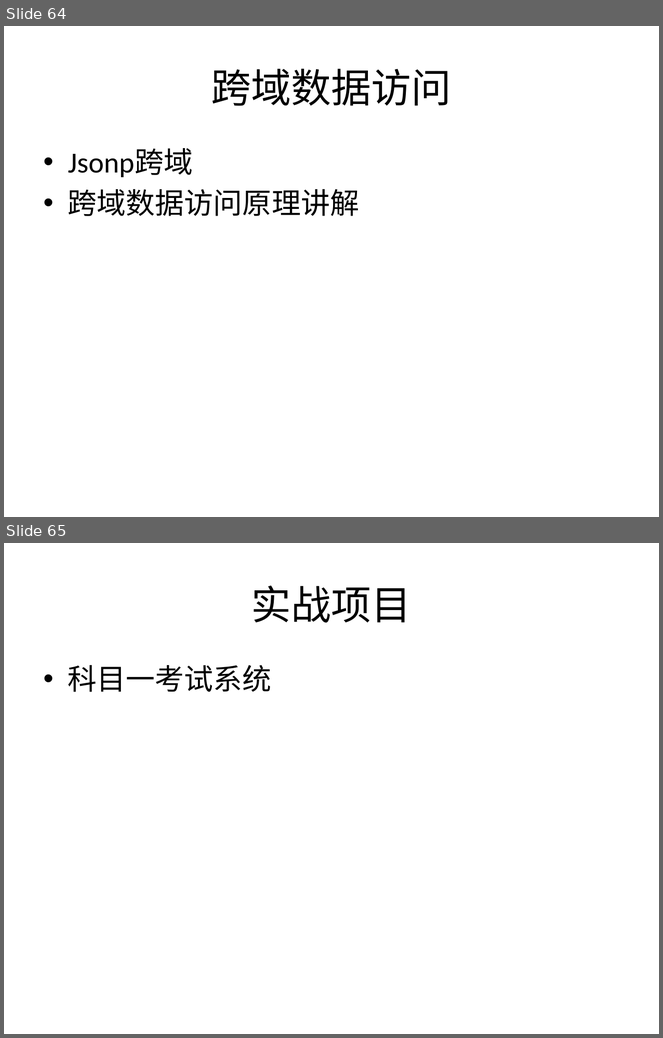
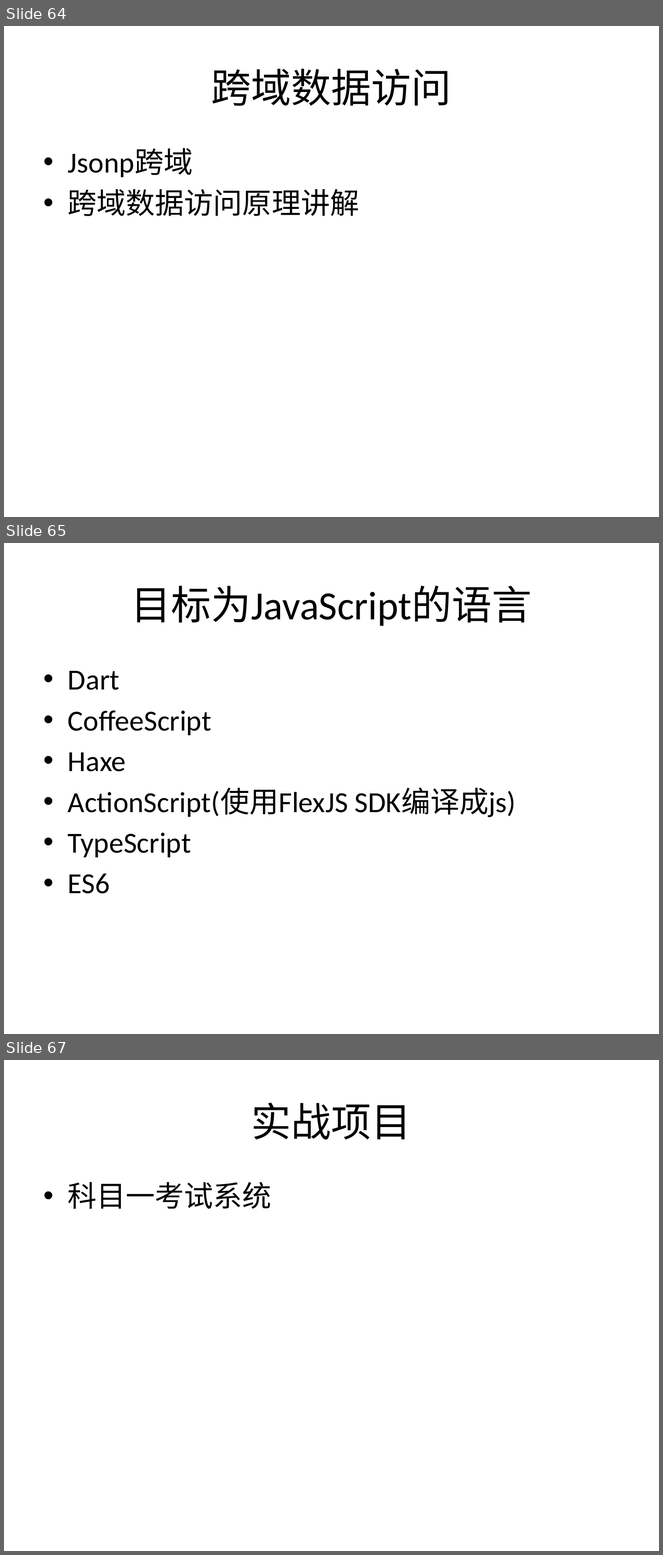
Before and after one commit to plter/HTML5Course20160612, a slide deck: Web前端教学记录.pptx. Shown one above the other, each under a label of ours: slides 64 and 65 before the commit, slides 64, 65 and 67 after it; the slides between them are not shown. The pictures are 663x1038 and 663x1555 pixels, drawn with LibreOffice and Linux fonts; fonts in the diff are those of the drawing. Boxes give left, top, right and bottom in pixels: in the first picture for what was removed or moved away, otherwise in the second. Text is boxed around its words. In the diff, an @@ line names an element or a change of style, - is before the commit and + after.

Commit message:
TypeScript讲解

```diff
--- a/Web前端教学记录.pptx
+++ b/Web前端教学记录.pptx
@@ slide 65 added at [4, 543, 659, 1034], background #FFFFFF @@
@@ title added at [131, 586, 532, 626], 44 pt, text #000000 @@
+目标为JavaScript的语言
@@ text added at [68, 671, 516, 894], 32 pt, text #000000 @@
+• Dart
+• CoffeeScript
+• Haxe
+• ActionScript(使用FlexJS SDK编译成js)
+• TypeScript
+• ES6
@@ what was slide 65 is now slide 67 @@
```
Also in this commit, not shown: 1 other slide added, 10 other files.
